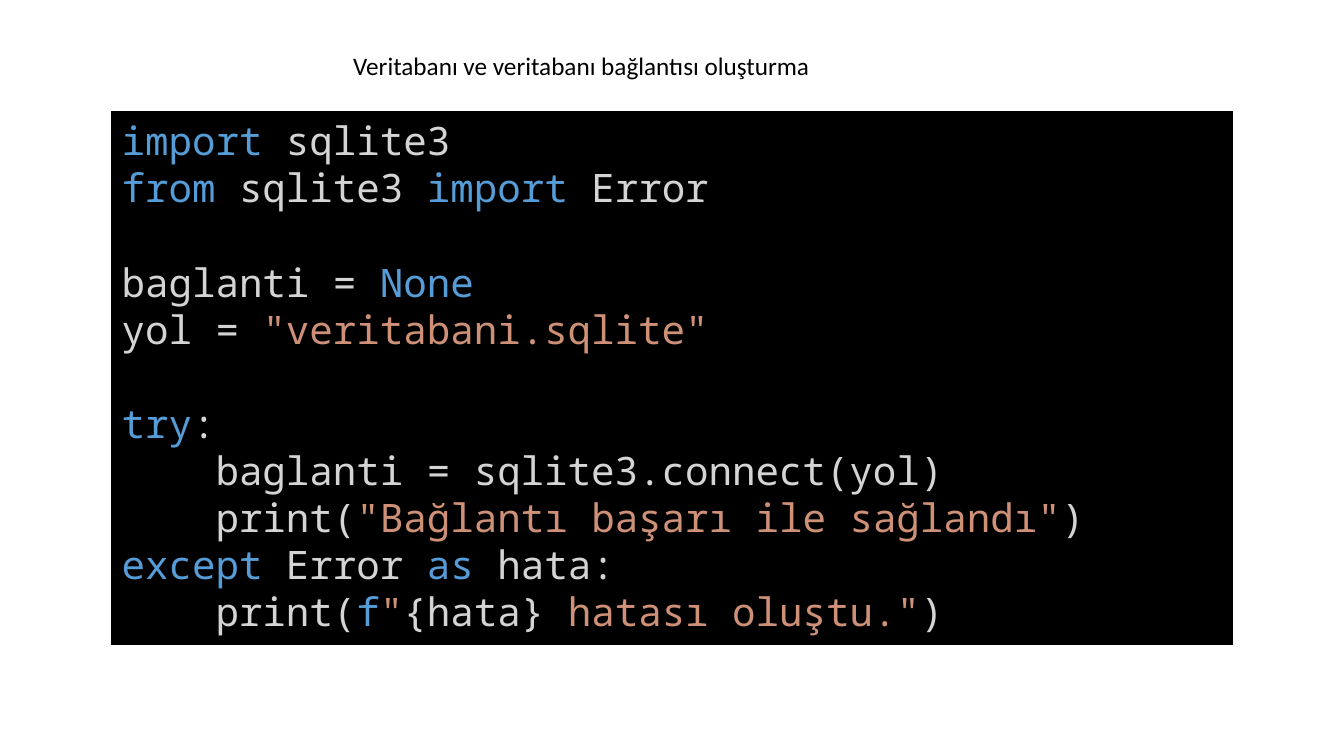
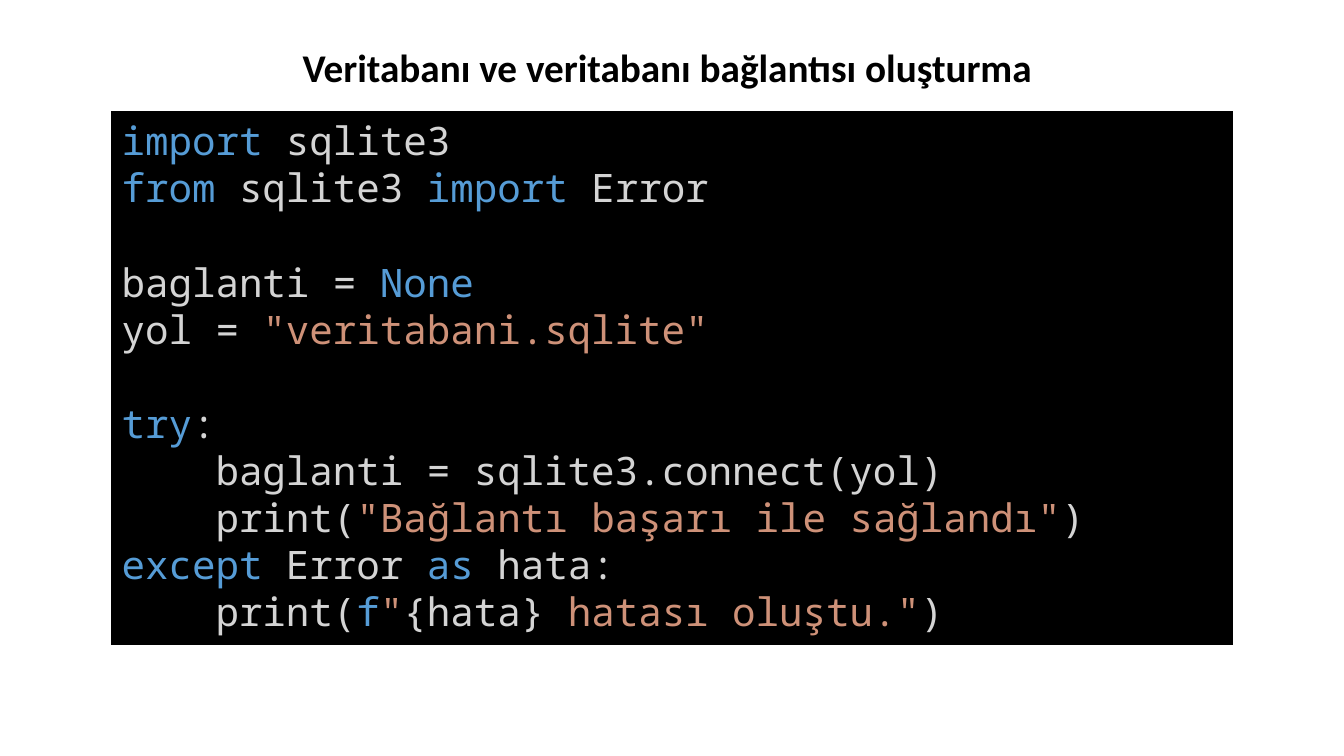
Before and after one commit to celalaksu/Python-Programlama-Kursu, a slide deck: slide 44 of Python txt json Dosyaları ve SQLite Veritabanı.pptx (slide 41 before the commit). Drawn at 1344x756 pixels with LibreOffice and Linux fonts; fonts in the diff are those of the drawing. Boxes give left, top, right and bottom in pixels: in the first picture for what was removed or moved away, otherwise in the second. Text is boxed around its words. In the diff, an @@ line names an element or a change of style, - is before the commit and + after.

```diff
--- a/Python txt json Dosyaları ve SQLite Veritabanı.pptx
+++ b/Python txt json Dosyaları ve SQLite Veritabanı.pptx
@@ text "Veritabanı ve veritabanı bağlantısı oluşturma": place and size @@
-text "Veritabanı ve veritabanı bağlantısı oluşturma" at [353,57,809,80]
+text "Veritabanı ve veritabanı bağlantısı oluşturma" at [303,54,1032,89]
@@ text "Veritabanı ve veritabanı bağlantısı oluşturma" at [303,54,1032,89]: size 18 to 28 pt, bold on @@
```
Also in this commit, not shown: 17 other slides changed, 7 slides added, 1 slide removed.
